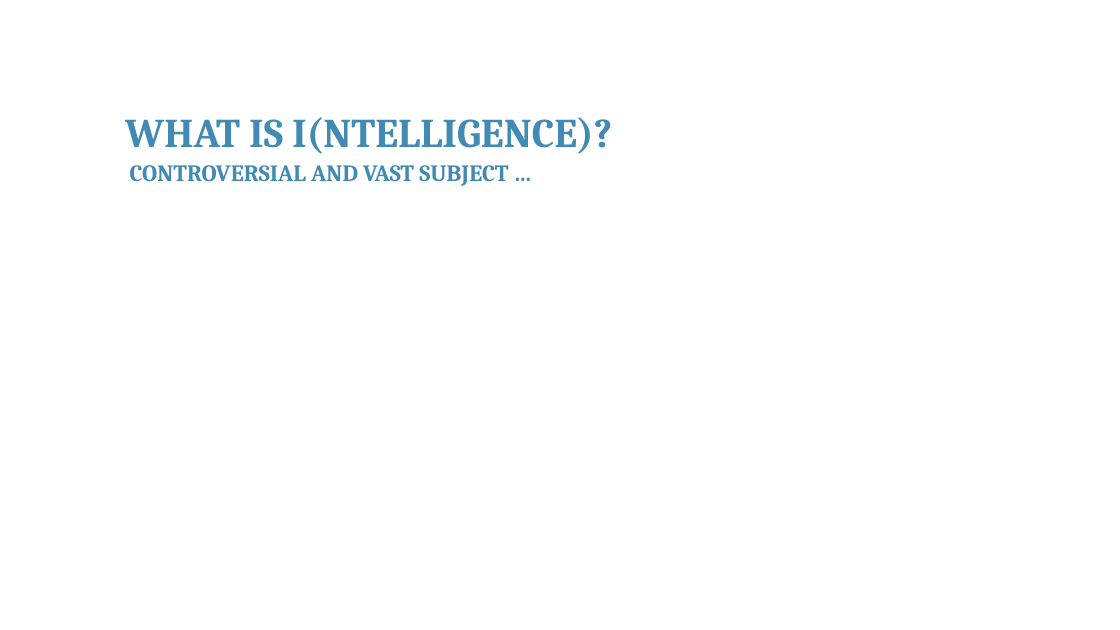
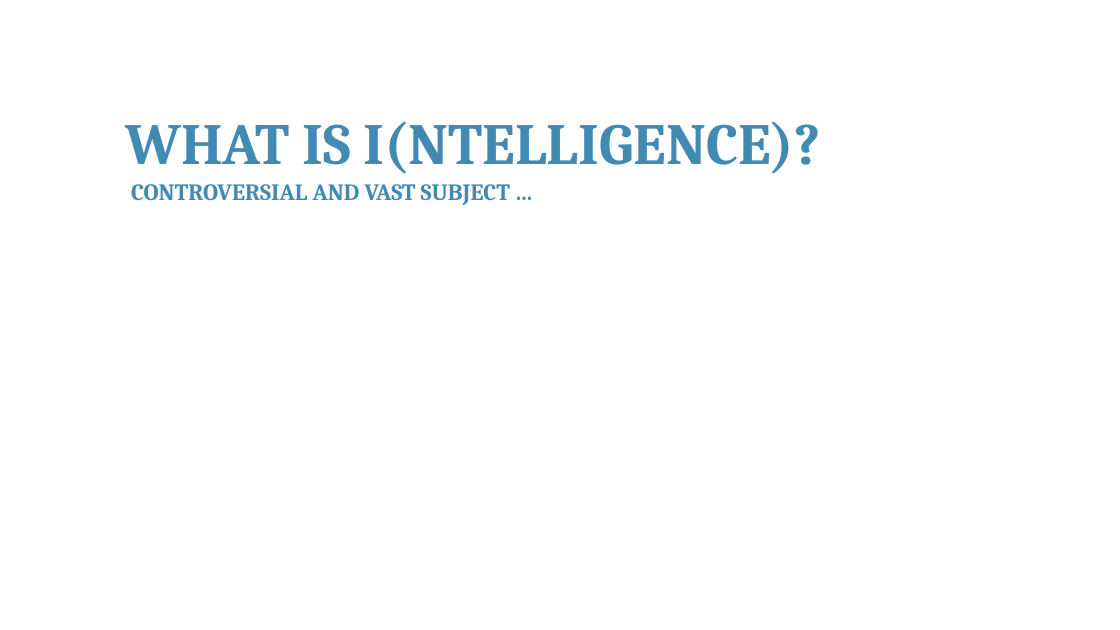
Before and after one commit to franckalbinet/itu-eaco-zanzibar-12-2018, a slide deck: slide 3 of presentations/session-4-intro-to-ai.pptx. Drawn at 1120x630 pixels with LibreOffice and Linux fonts; fonts in the diff are those of the drawing; background and template pictures are left out. Boxes give left, top, right and bottom in pixels: in the first picture for what was removed or moved away, otherwise in the second. Text is boxed around its words. In the diff, an @@ line names an element or a change of style, - is before the commit and + after.

```diff
--- a/presentations/session-4-intro-to-ai.pptx
+++ b/presentations/session-4-intro-to-ai.pptx
@@ text "WHAT IS I(NTELLIGENCE)?" at [125,121,821,174]: size 35 to 50 pt @@
@@ text "CONTROVERSIAL AND VAST SUBJECT …": place and size @@
-text "CONTROVERSIAL AND VAST SUBJECT …" at [130,165,508,186]
+text "CONTROVERSIAL AND VAST SUBJECT …" at [131,184,510,205]
```
Also in this commit, not shown: 5 other slides changed, 4 slides added, 1 slide removed, 1 other file.
